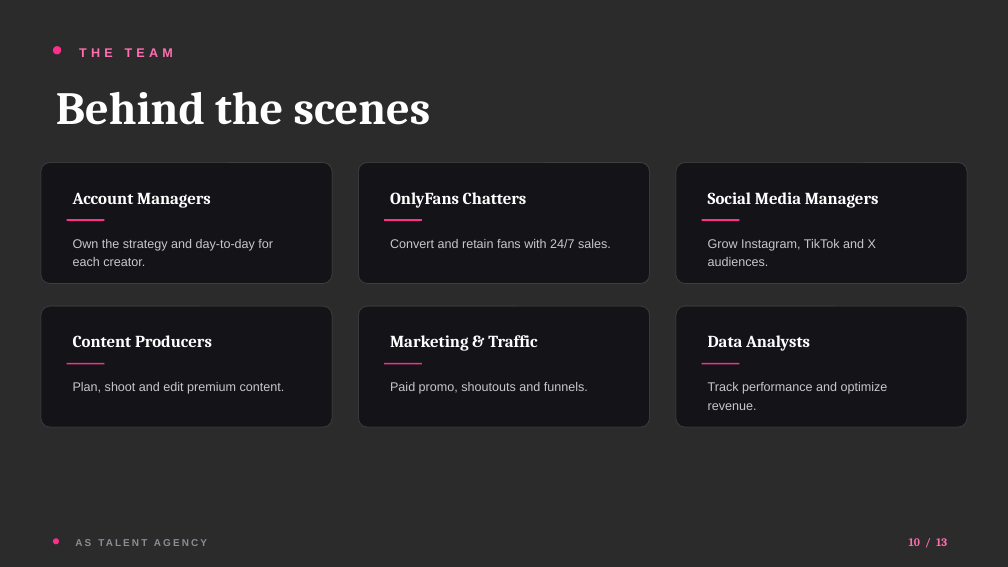
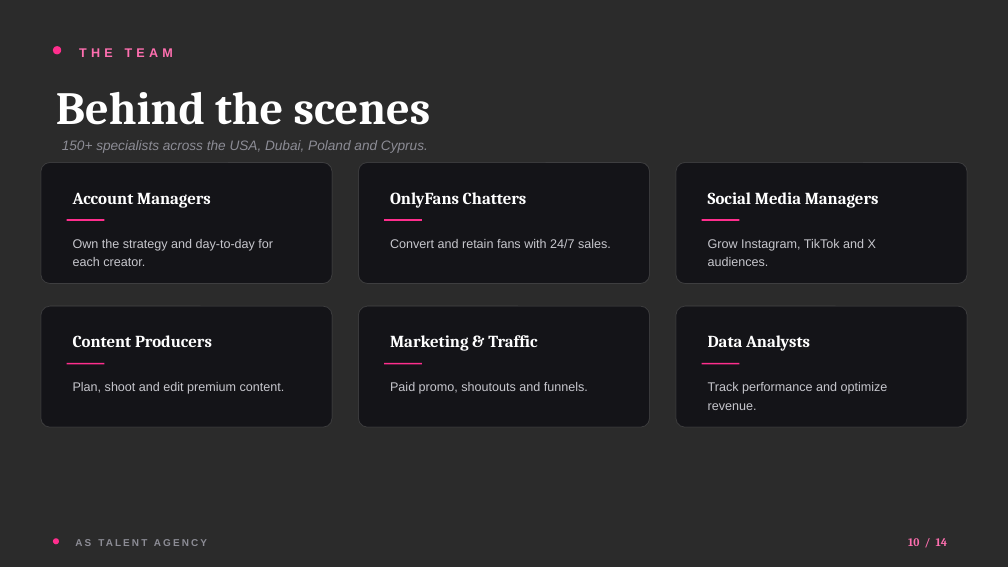
Before and after one commit to baxmand/dasdsjfoisdjfoisj.github.io, a slide deck: slide 10 of AS-Talent-Agency.pptx. Drawn at 1008x567 pixels with LibreOffice and Linux fonts; fonts in the diff are those of the drawing; background and template pictures are left out; a plain dark background stands for a picture behind light text. Boxes give left, top, right and bottom in pixels: in the first picture for what was removed or moved away, otherwise in the second. Text is boxed around its words. In the diff, an @@ line names an element or a change of style, - is before the commit and + after.

```diff
--- a/AS-Talent-Agency.pptx
+++ b/AS-Talent-Agency.pptx
@@ text added at (x1=62, y1=140, x2=428, y2=153), 13 pt, text #8C8C95, italic @@
+150+ specialists across the USA, Dubai, Poland and Cyprus.
@@ text at (x1=908, y1=538, x2=948, y2=546): text changed @@
-10 / 13
+10 / 14
```
Also in this commit, not shown: 11 other slides changed, 2 slides added, 1 slide removed, 9 other files.
